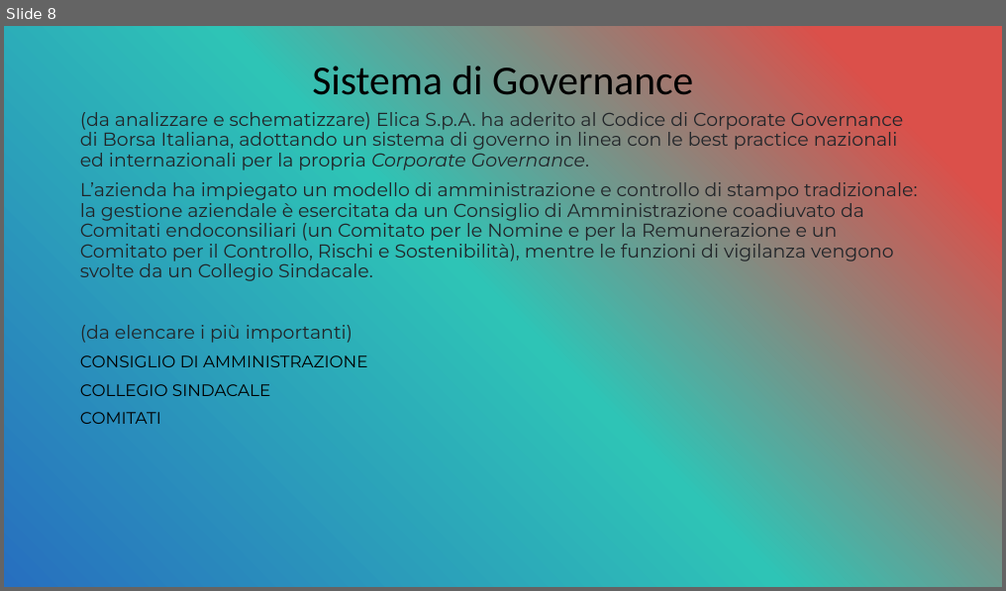
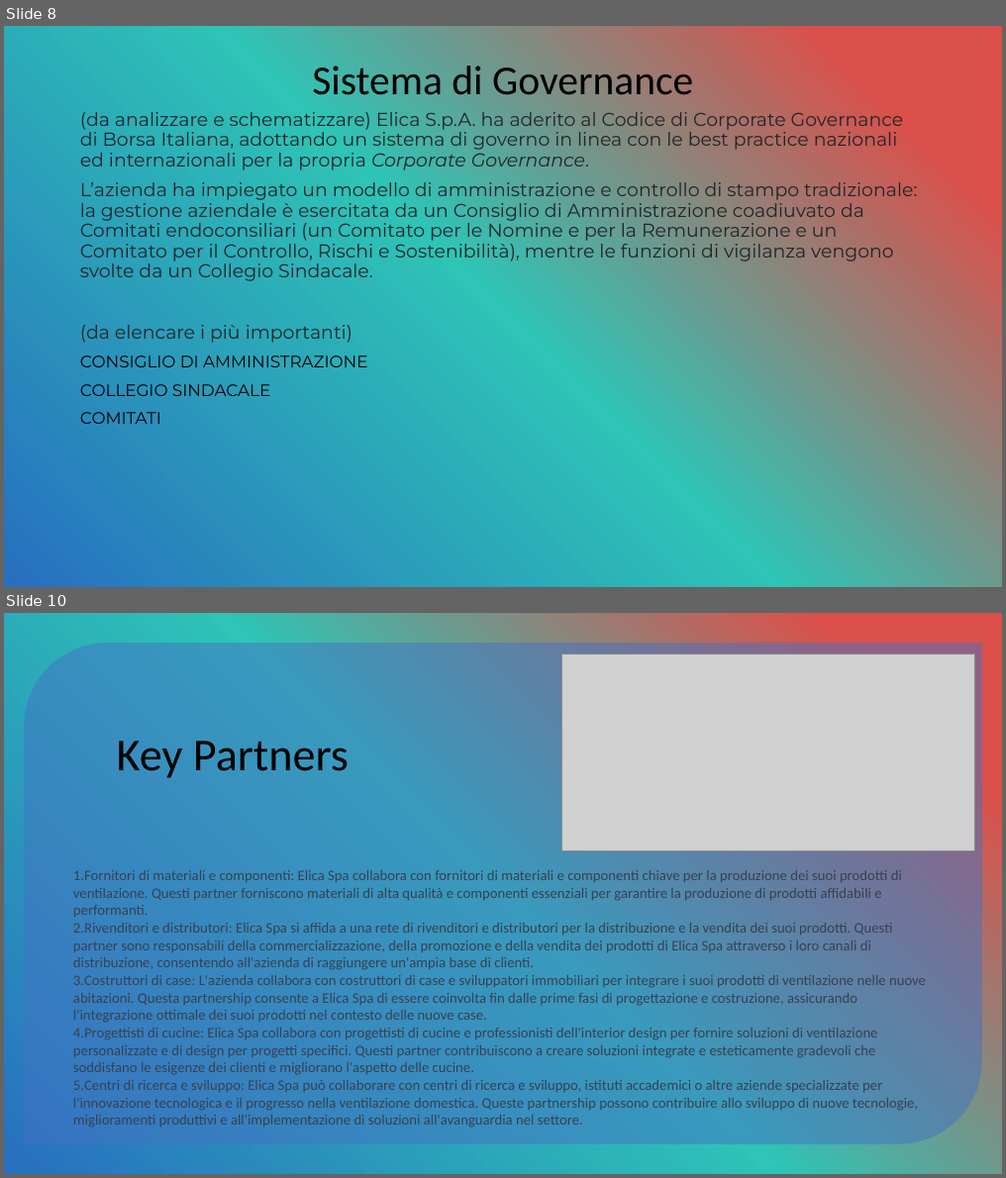
Before and after one commit to OMGitsDrake/PWEOA23-IDueMoschettieri, a slide deck: I Due Moschettieri.pptx. Shown one above the other, each under a label of ours: slide 8 before the commit, slides 8 and 10 after it; the slides between them are not shown. The pictures are 1006x591 and 1006x1178 pixels, drawn with LibreOffice and Linux fonts; fonts in the diff are those of the drawing; grey boxes stand for pictures. Boxes give left, top, right and bottom in pixels: in the first picture for what was removed or moved away, otherwise in the second. Text is boxed around its words. In the diff, an @@ line names an element or a change of style, - is before the commit and + after.

```diff
--- a/I Due Moschettieri.pptx
+++ b/I Due Moschettieri.pptx
@@ slide 10 added at box(4, 613, 1002, 1174), background gradient #DB504A to #2EC4B6 to #276FBF @@
@@ round diag rect added at box(24, 643, 982, 1145), fill #4472C4 at 50% opacity @@
@@ picture added at box(562, 655, 975, 851) @@
@@ text added at box(117, 741, 349, 778), 44 pt, text #000000 @@
+Key Partners
@@ text added at box(73, 870, 926, 1128), 14 pt, text #374151 @@
+1. Fornitori di materiali e componenti: Elica Spa collabora con fornitori di materiali e componenti chiave per la produzione dei suoi prodotti di ventilazione. Questi partner forniscono materiali di alta qualità e componenti essenziali per garantire la produzione di prodotti affidabili e performanti.
+2. Rivenditori e distributori: Elica Spa si affida a una rete di rivenditori e distributori per la distribuzione e la vendita dei suoi prodotti. Questi partner sono responsabili della commercializzazione, della promozione e della vendita dei prodotti di Elica Spa attraverso i loro canali di distribuzione, consentendo all'azienda di raggiungere un'ampia base di clienti.
+3. Costruttori di case: L'azienda collabora con costruttori di case e sviluppatori immobiliari per integrare i suoi prodotti di ventilazione nelle nuove abitazioni. Questa partnership consente a Elica Spa di essere coinvolta fin dalle prime fasi di progettazione e costruzione, assicurando l'integrazione ottimale dei suoi prodotti nel contesto delle nuove case.
+4. Progettisti di cucine: Elica Spa collabora con progettisti di cucine e professionisti dell'interior design per fornire soluzioni di ventilazione personalizzate e di design per progetti specifici. Questi partner contribuiscono a creare soluzioni integrate e esteticamente gradevoli che soddisfano le esigenze dei clienti e migliorano l'aspetto delle cucine.
+5. Centri di ricerca e sviluppo: Elica Spa può collaborare con centri di ricerca e sviluppo, istituti accademici o altre aziende specializzate per l'innovazione tecnologica e il progresso nella ventilazione domestica. Queste partnership possono contribuire allo sviluppo di nuove tecnologie, miglioramenti produttivi e all'implementazione di soluzioni all'avanguardia nel settore.
```
Also in this commit, not shown: 1 slide changed, 5 other slides added.
